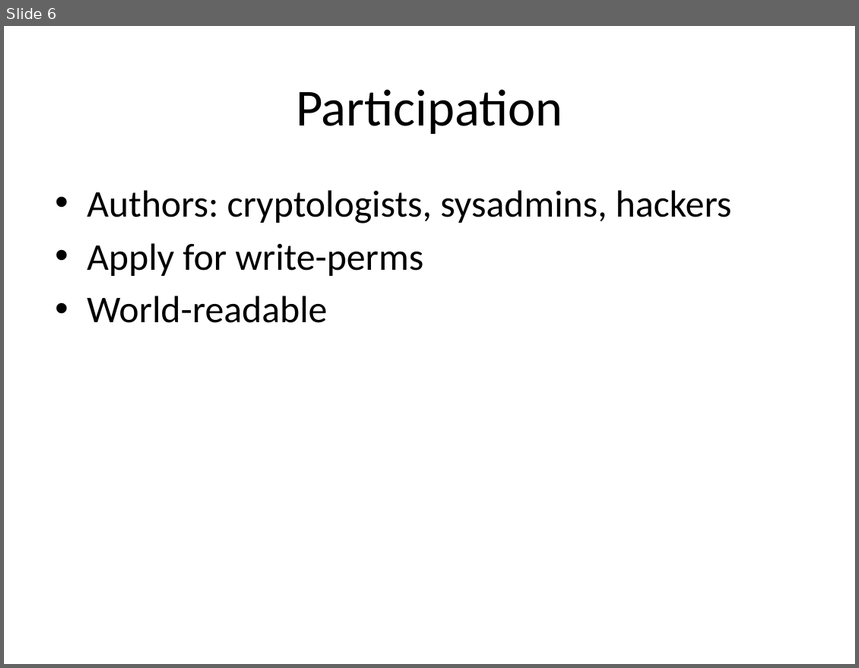
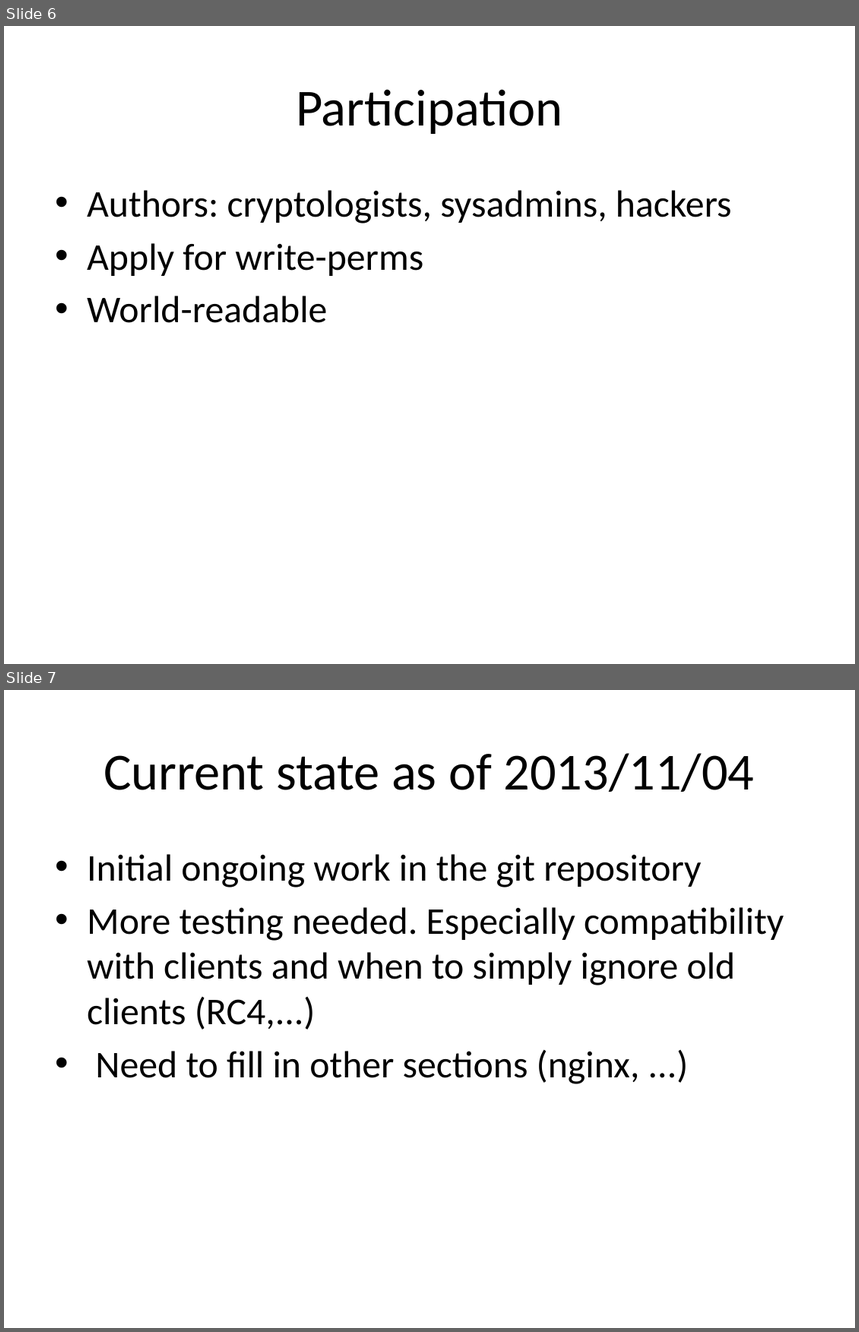
Before and after one commit to BetterCrypto/Applied-Crypto-Hardening, a slide deck: 20131023-Hack.lu Lightning Talk ACH project.pptx. Shown one above the other, each under a label of ours: slide 6 before the commit, slides 6 and 7 after it. The pictures are 859x668 and 859x1332 pixels, drawn with LibreOffice and Linux fonts; fonts in the diff are those of the drawing. Boxes give left, top, right and bottom in pixels: in the first picture for what was removed or moved away, otherwise in the second. Text is boxed around its words. In the diff, an @@ line names an element or a change of style, - is before the commit and + after.

```diff
--- a/20131023-Hack.lu Lightning Talk ACH project.pptx
+++ b/20131023-Hack.lu Lightning Talk ACH project.pptx
@@ slide 7 added at (4, 690, 855, 1328), background #FFFFFF @@
@@ title added at (104, 753, 755, 792), 44 pt, text #000000 @@
+Current state as of 2013/11/04
@@ text added at (87, 854, 784, 1084), 32 pt, text #000000 @@
+• Initial ongoing work in the git repository
+• More testing needed. Especially compatibility with clients and when to simply ignore old clients (RC4,...)
+• Need to fill in other sections (nginx, ...)
```
Also in this commit, not shown: 2 slides changed, 2 other files.
